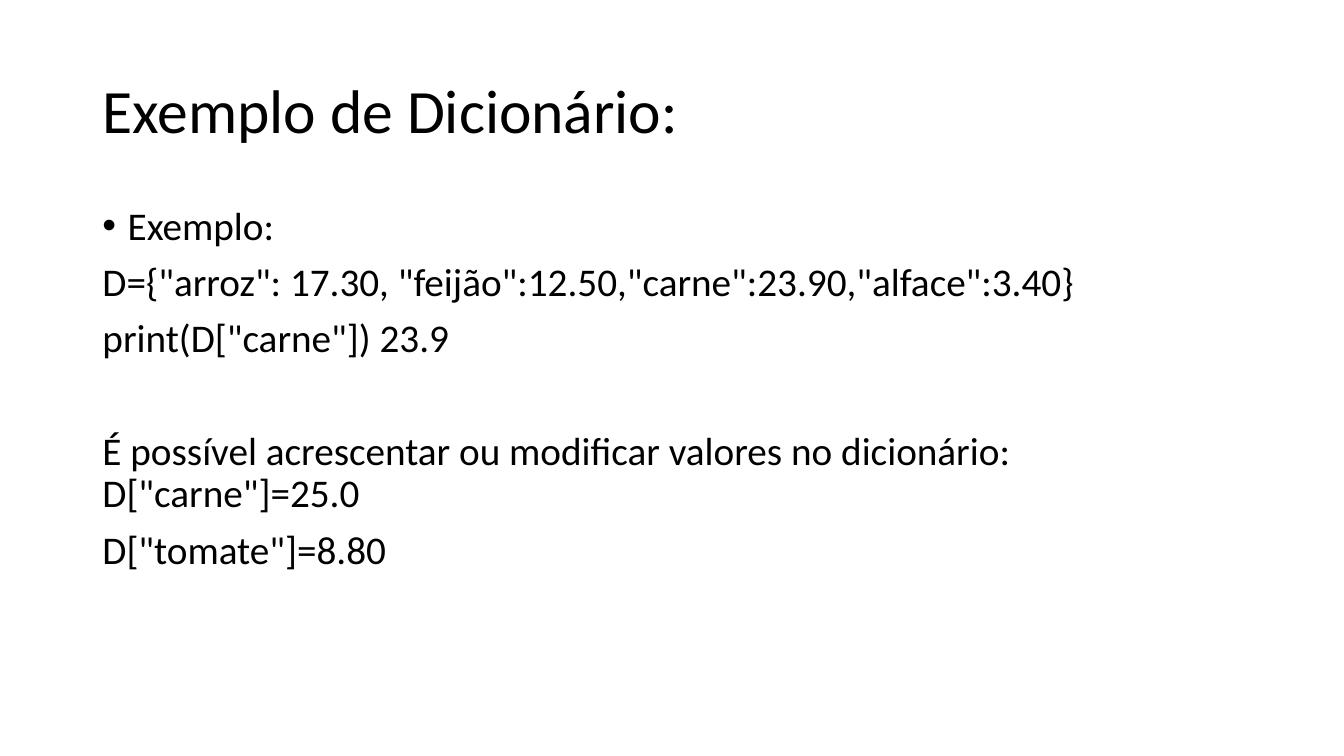
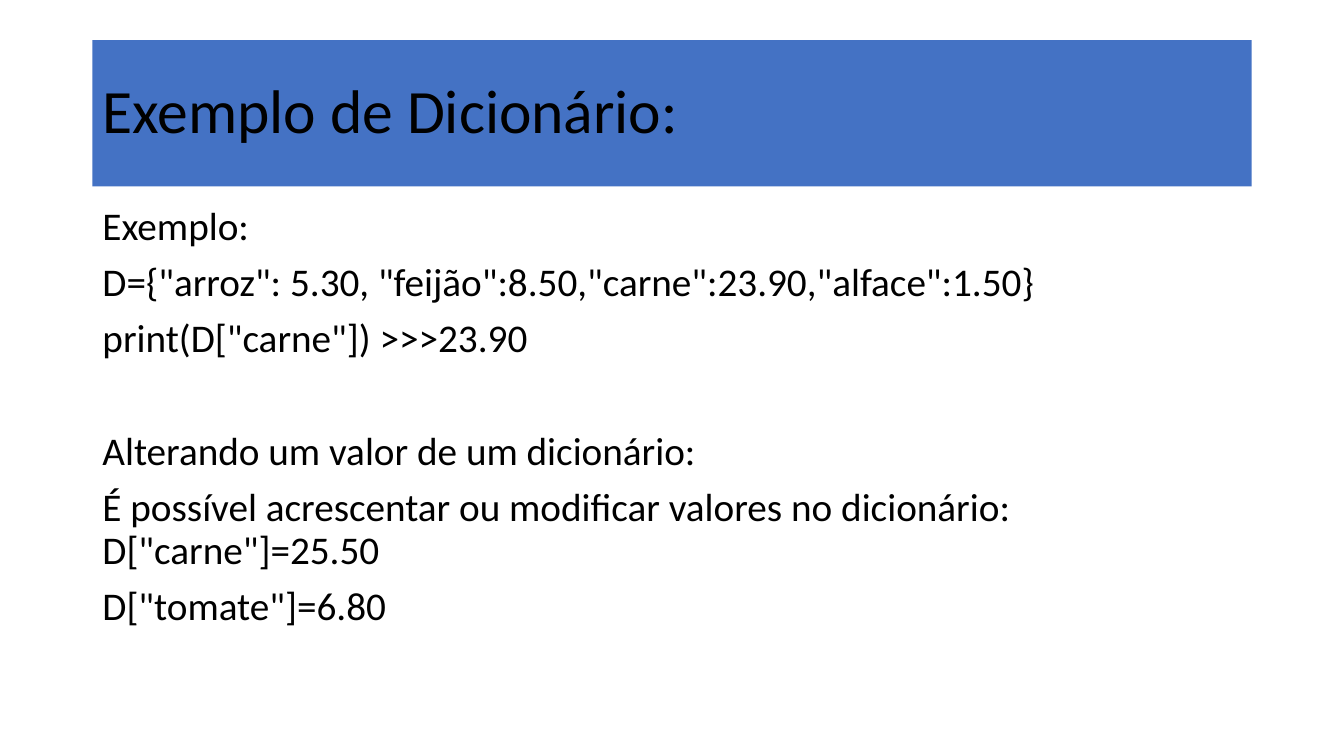
Before and after one commit to dourivaljunior/Curso-de-Python, a slide deck: slide 40 of aula 03 python.pptx (slide 36 before the commit). Drawn at 1344x756 pixels with LibreOffice and Linux fonts; fonts in the diff are those of the drawing. Boxes give left, top, right and bottom in pixels: in the first picture for what was removed or moved away, otherwise in the second. Text is boxed around its words. In the diff, an @@ line names an element or a change of style, - is before the commit and + after.

```diff
--- a/aula 03 python.pptx
+++ b/aula 03 python.pptx
@@ title "Exemplo de Dicionário:": place and size @@
-title "Exemplo de Dicionário:" at bbox=[102, 90, 678, 143]
+title "Exemplo de Dicionário:" at bbox=[93, 40, 1252, 187]
@@ title "Exemplo de Dicionário:" at bbox=[93, 40, 1252, 187]: fill none to #4472C4 @@
@@ text at bbox=[102, 212, 248, 247]: bullet • to none @@
@@ text at bbox=[102, 267, 1034, 626]: text changed @@
-D={"arroz": 17.30, "feijão":12.50,"carne":23.90,"alface":3.40}
-print(D["carne"]) 23.9
-É possível acrescentar ou modificar valores no dicionário: D["carne"]=25.0
-D["tomate"]=8.80
+D={"arroz": 5.30, "feijão":8.50,"carne":23.90,"alface":1.50}
+print(D["carne"]) >>>23.90
+Alterando um valor de um dicionário:
+É possível acrescentar ou modificar valores no dicionário: D["carne"]=25.50
+D["tomate"]=6.80
```
Also in this commit, not shown: 45 other slides changed, 13 slides added, 3 slides removed.
